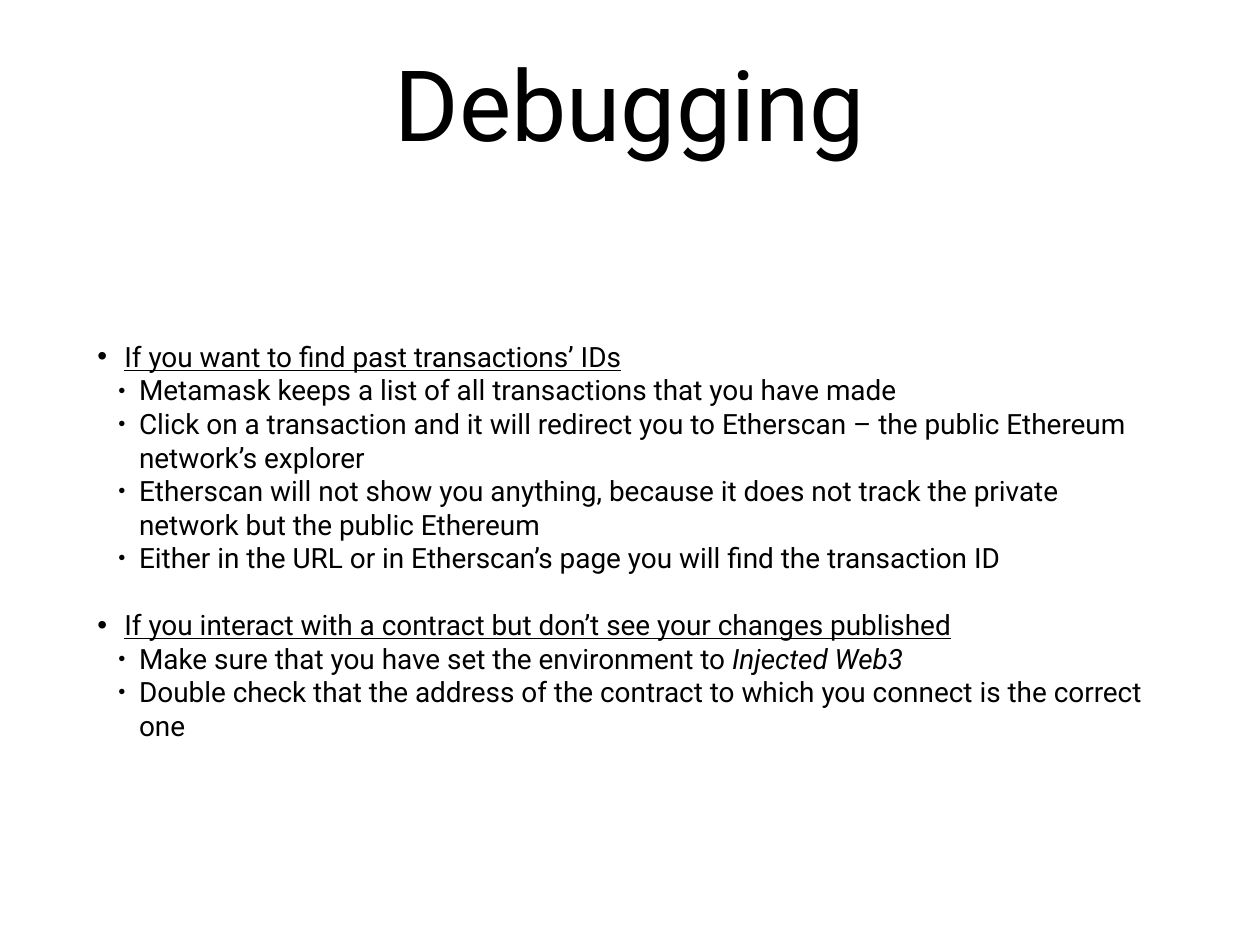
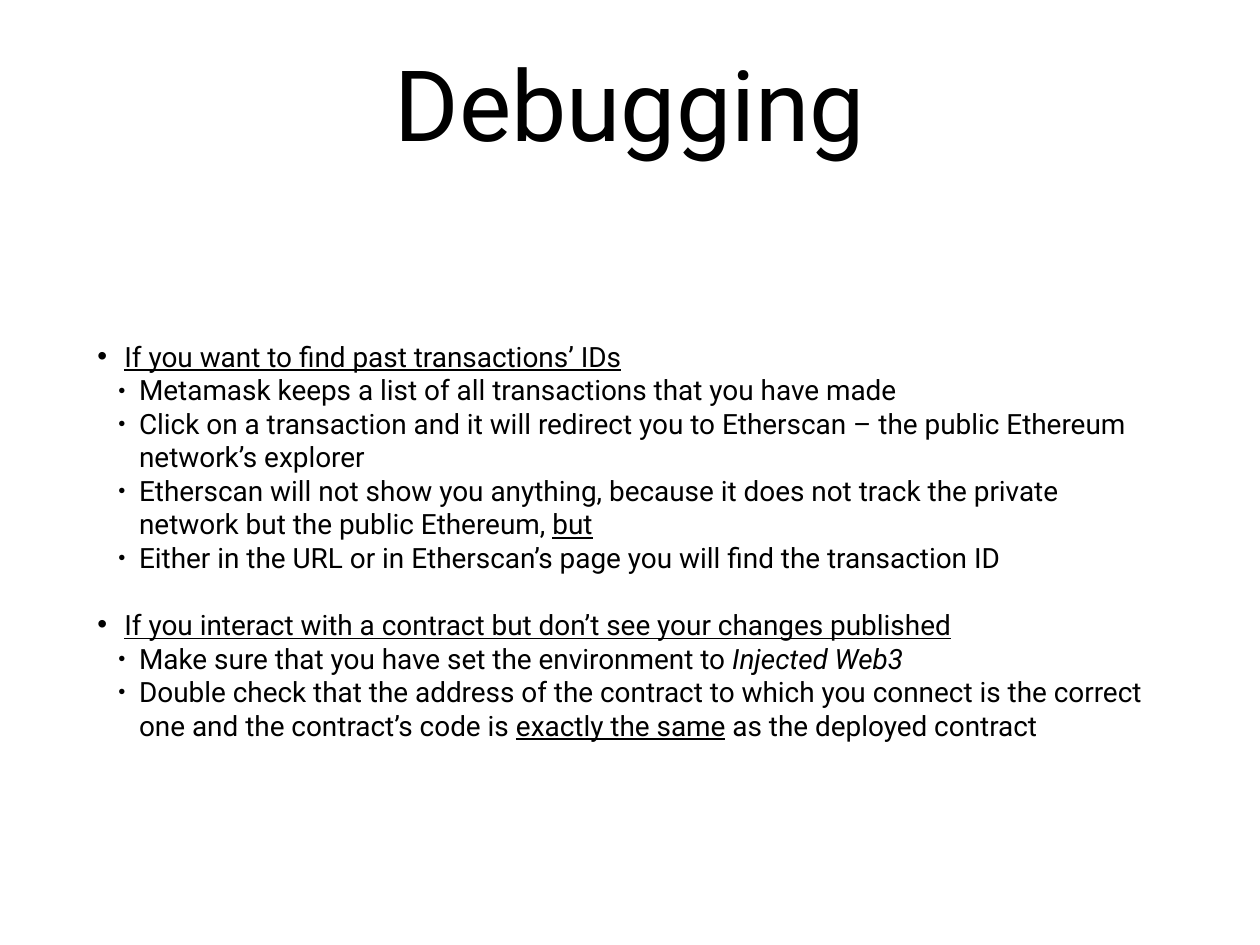
Before and after one commit to solegga/blockchaincourse, a slide deck: slide 25 of How_to_connect_to_university_of_edinburgh_private_blockchain.pptx (slide 22 before the commit). Drawn at 1260x945 pixels with LibreOffice and Linux fonts; fonts in the diff are those of the drawing. Boxes give left, top, right and bottom in pixels: in the first picture for what was removed or moved away, otherwise in the second. Text is boxed around its words. In the diff, an @@ line names an element or a change of style, - is before the commit and + after.

```diff
--- a/How_to_connect_to_university_of_edinburgh_private_blockchain.pptx
+++ b/How_to_connect_to_university_of_edinburgh_private_blockchain.pptx
@@ text at [124, 345, 951, 641]: indent changed @@
@@ text at [139, 480, 1058, 540]: text changed @@
-  ● Etherscan will not show you anything, because it does not track the private network but the public Ethereum
+  ● Etherscan will not show you anything, because it does not track the private network but the public Ethereum, but
@@ text at [139, 680, 1142, 742]: text changed @@
-  ● Double check that the address of the contract to which you connect is the correct one
+  ● Double check that the address of the contract to which you connect is the correct one and the contract’s code is exactly the same as the deployed contract
```
Also in this commit, not shown: 20 other slides changed, 3 slides added, 1 other file.
